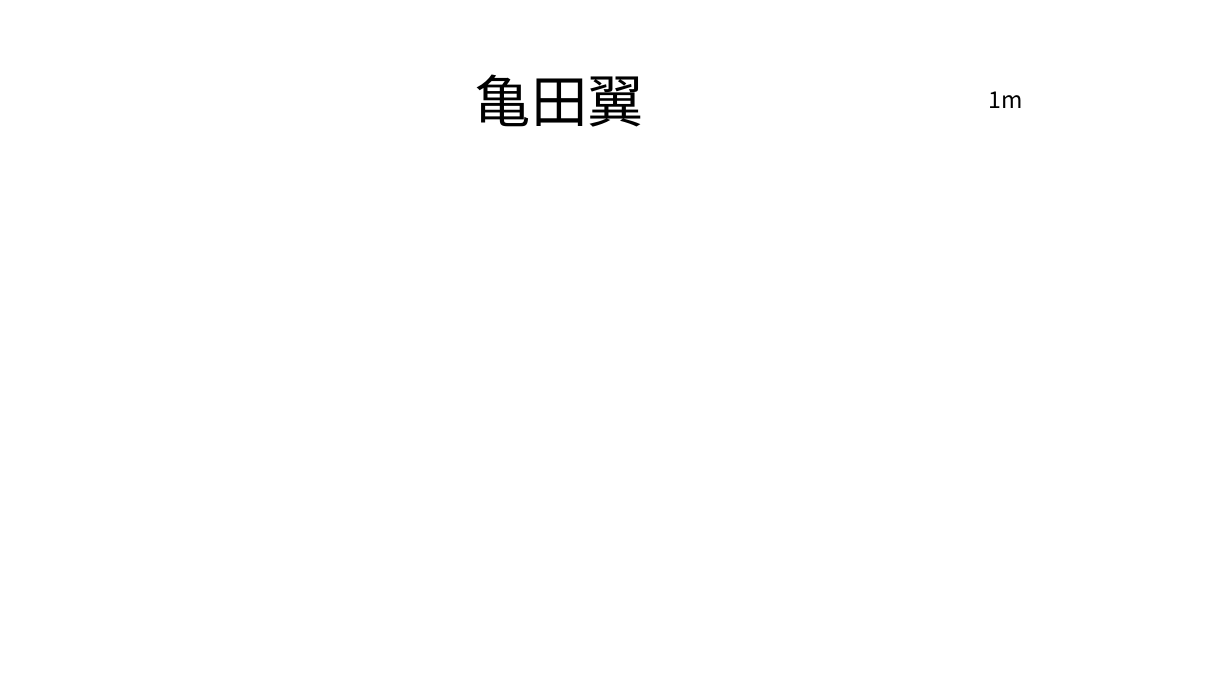
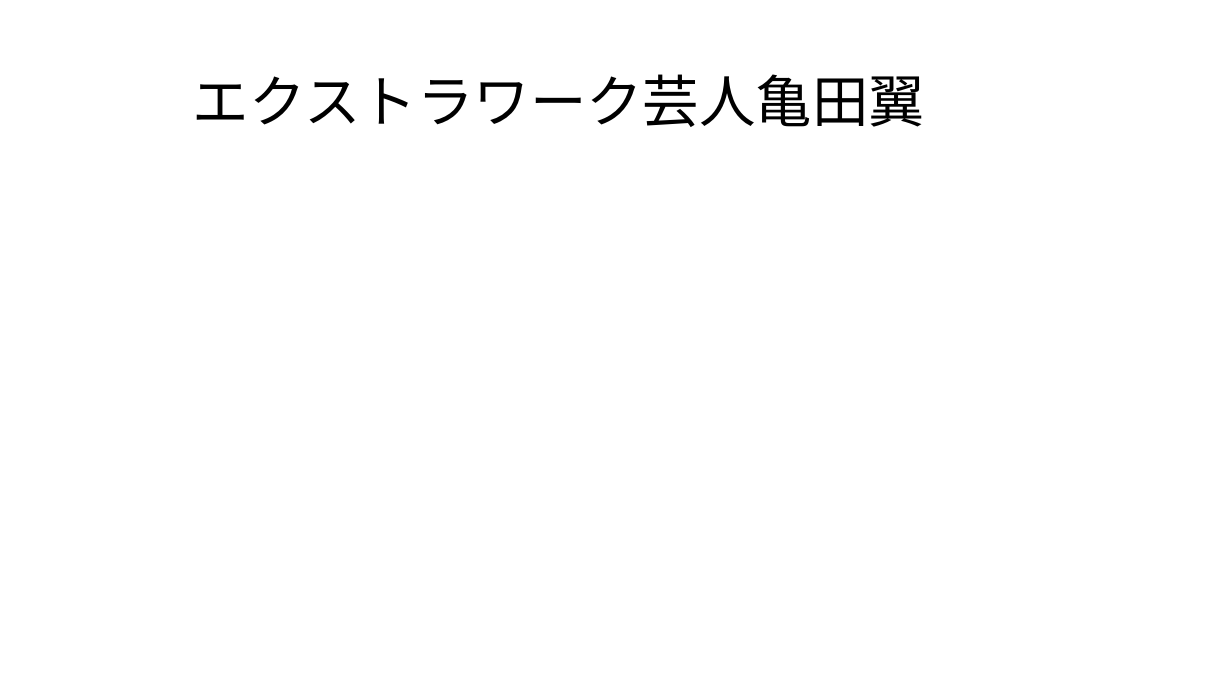
Before and after one commit to plusdojo2024/A2, a slide deck: slide 24 of doc/プレゼン資料/レコレコプレゼン資料(参考用).pptx (slide 13 before the commit). Drawn at 1232x693 pixels with LibreOffice and Linux fonts; fonts in the diff are those of the drawing. Boxes give left, top, right and bottom in pixels: in the first picture for what was removed or moved away, otherwise in the second. Text is boxed around its words. In the diff, an @@ line names an element or a change of style, - is before the commit and + after.

```diff
--- a/doc/プレゼン資料/レコレコプレゼン資料(参考用).pptx
+++ b/doc/プレゼン資料/レコレコプレゼン資料(参考用).pptx
@@ title at (193,74,925,127): text changed @@
-亀田翼
+エクストラワーク芸人亀田翼
@@ text removed at (989,91,1023,108) @@
-1m
```
Also in this commit, not shown: 14 other slides changed, 12 slides added, 5 slides removed.
